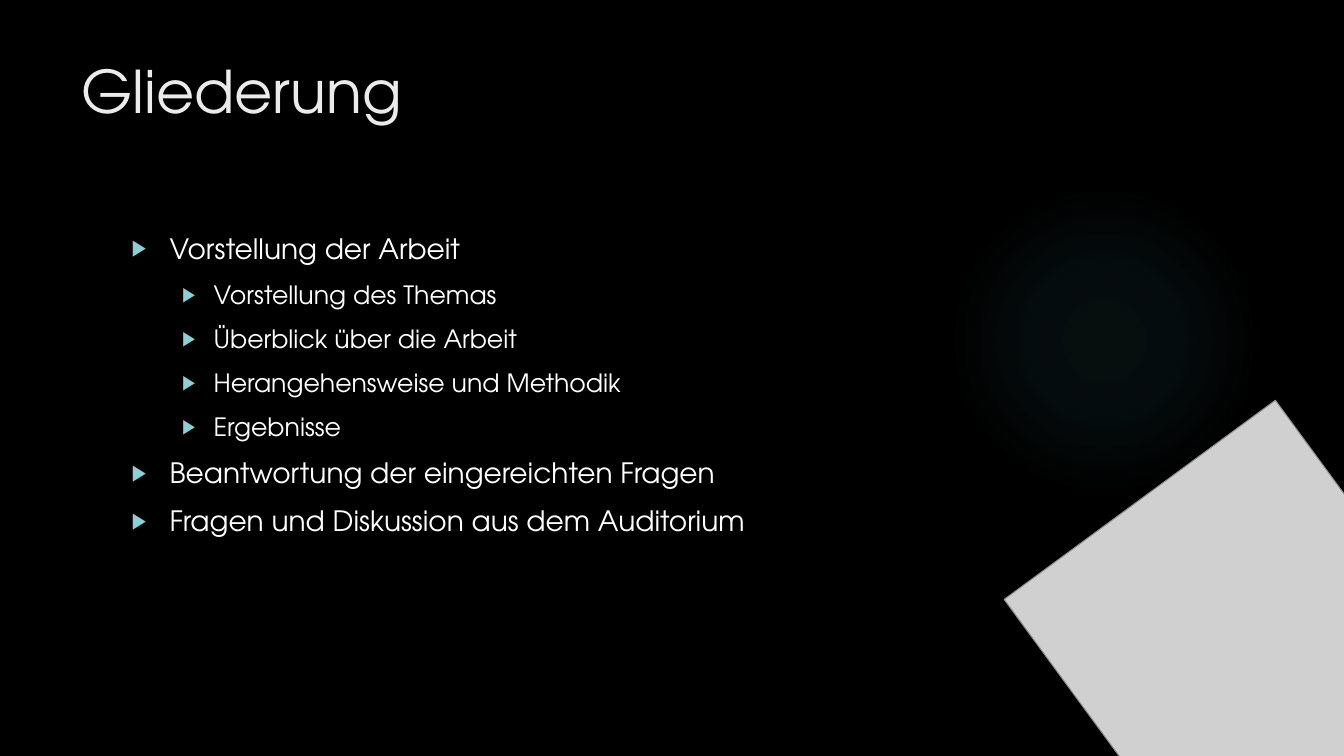
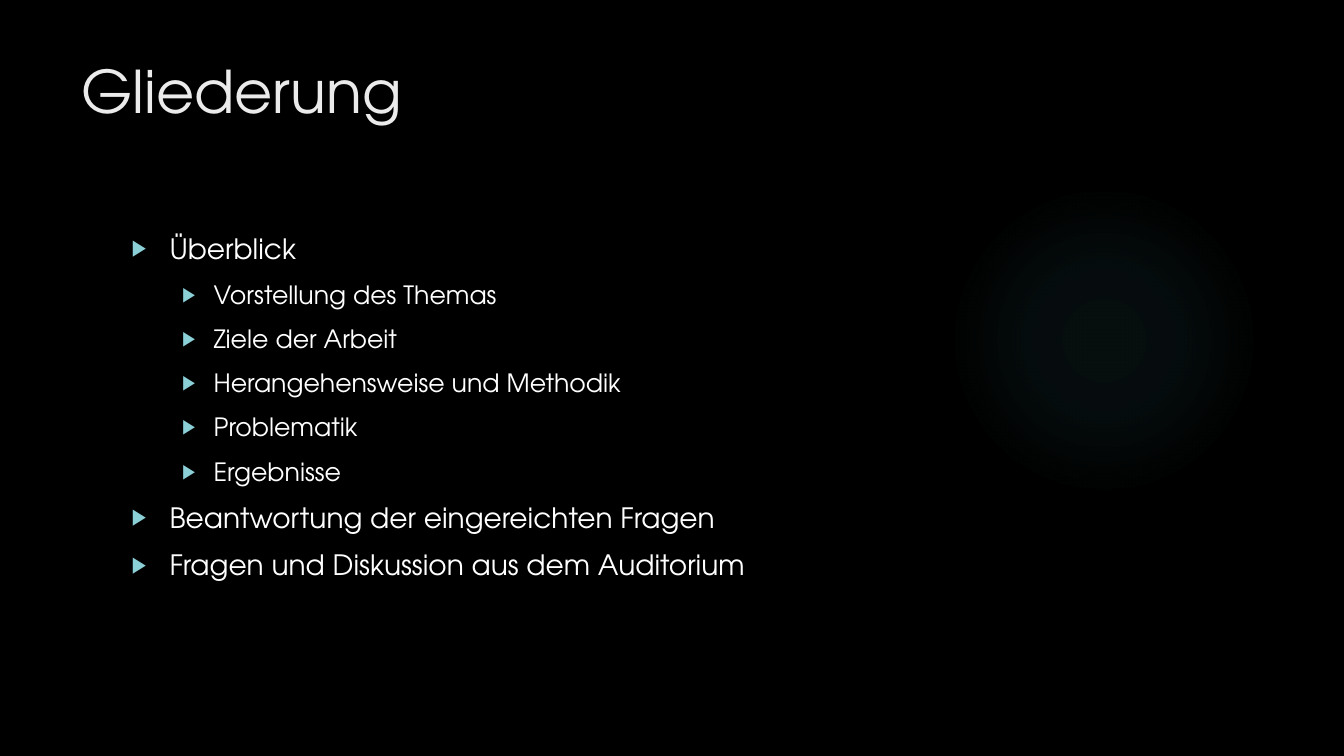
Before and after one commit to dNovel/MasterThesisWS1415, a slide deck: slide 2 of Disputation/Praesentation_DominikSteffen.pptx. Drawn at 1344x756 pixels with LibreOffice and Linux fonts; fonts in the diff are those of the drawing; grey boxes stand for pictures; background and template pictures are left out. Boxes give left, top, right and bottom in pixels: in the first picture for what was removed or moved away, otherwise in the second. Text is boxed around its words. In the diff, an @@ line names an element or a change of style, - is before the commit and + after.

```diff
--- a/Disputation/Praesentation_DominikSteffen.pptx
+++ b/Disputation/Praesentation_DominikSteffen.pptx
@@ text at [170, 233, 297, 260]: text changed @@
-▶ Vorstellung der Arbeit
+▶ Überblick
@@ text at [214, 329, 397, 349]: text changed @@
-  ▶ Überblick über die Arbeit
+  ▶ Ziele der Arbeit
@@ text at [214, 417, 358, 437]: paragraph added @@
+  ▶ Problematik
@@ picture removed at [1005, 401, 1344, 756] @@
```
Also in this commit, not shown: 4 other slides changed, 4 slides added.
